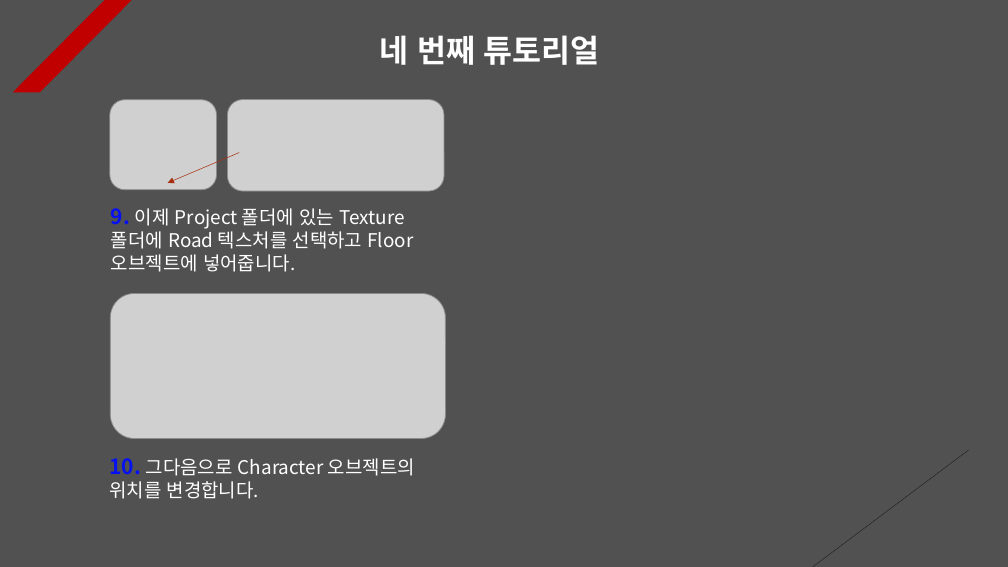
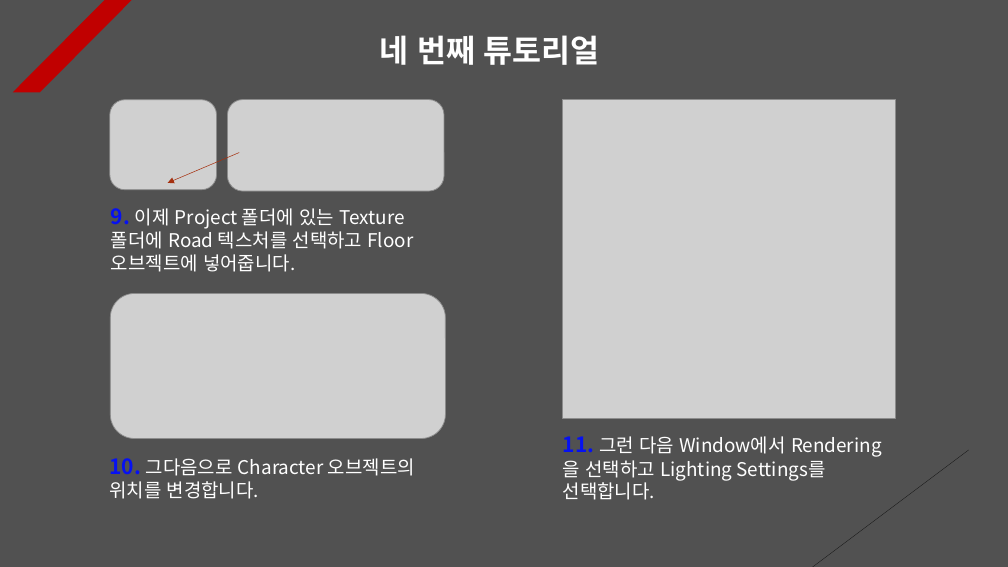
Before and after one commit to Unity2033/3D-UnityEngine, a slide deck: slide 5 of Assets/Class/Light/PPT Data/Light Example.pptx. Drawn at 1008x567 pixels with LibreOffice and Linux fonts; fonts in the diff are those of the drawing; grey boxes stand for pictures. Boxes give left, top, right and bottom in pixels: in the first picture for what was removed or moved away, otherwise in the second. Text is boxed around its words. In the diff, an @@ line names an element or a change of style, - is before the commit and + after.

Commit message:
Light tutorial renewal
- Updated light tutorial documentation

```diff
--- a/Assets/Class/Light/PPT Data/Light Example.pptx
+++ b/Assets/Class/Light/PPT Data/Light Example.pptx
@@ picture added at <box>563,99,895,418</box> @@
@@ text added at <box>563,436,826,500</box>, 18 pt, text #FFFFFF @@
+11. 그런 다음 Window에서 Rendering을 선택하고 Lighting Settings를 선택합니다.
```
Also in this commit, not shown: 6 slides added, 3 other files.
